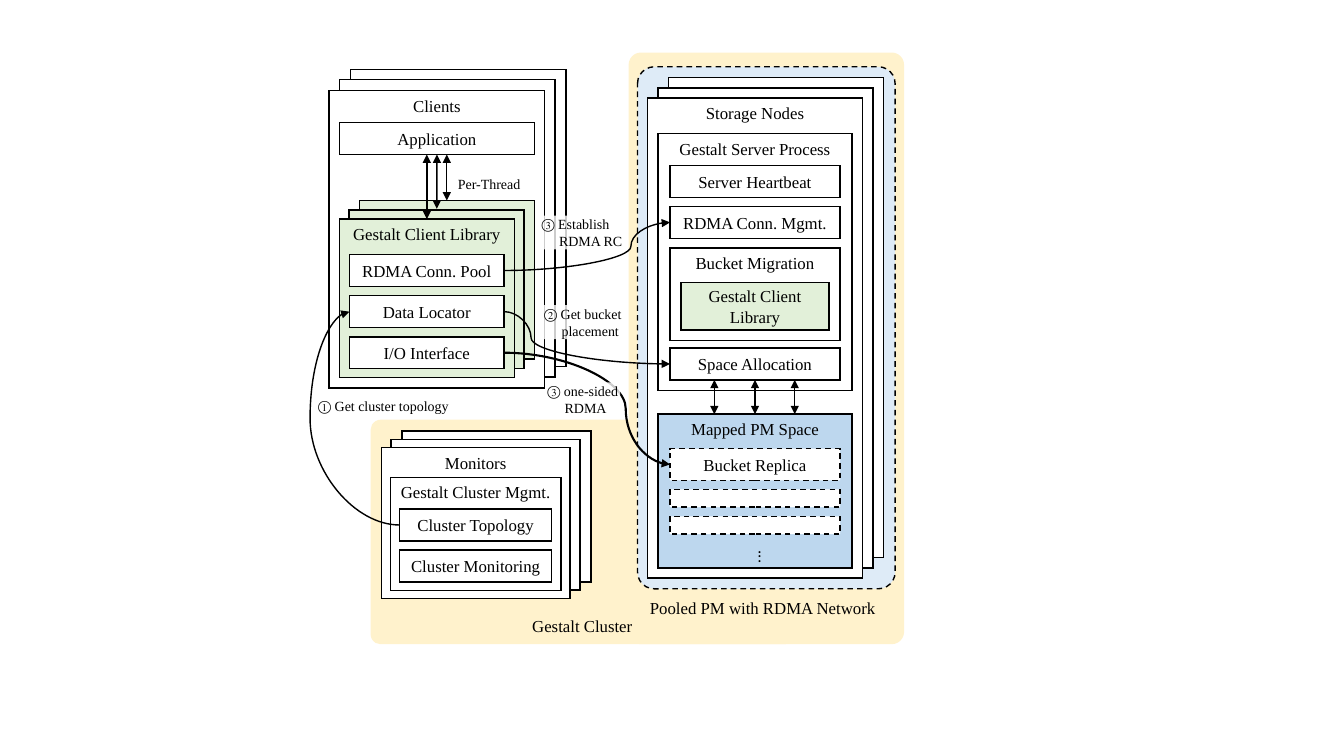
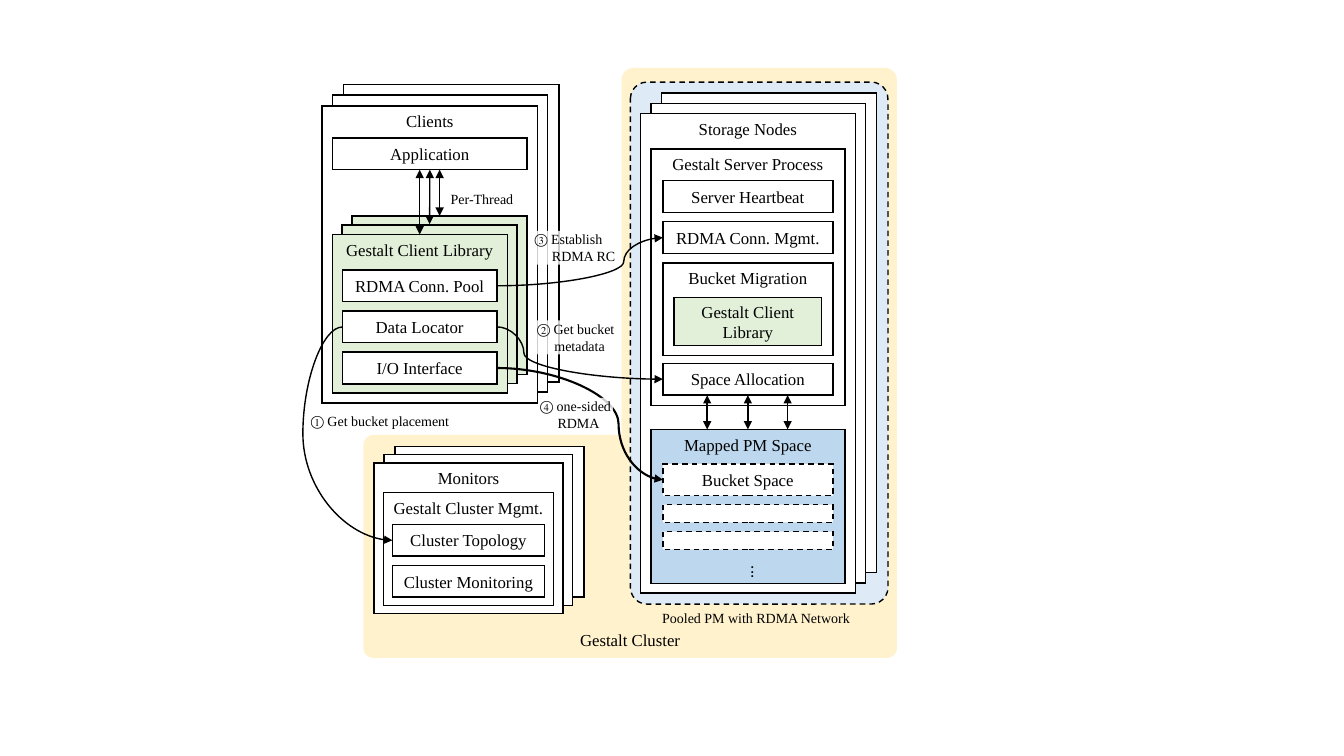
Before and after one commit to smdsbz/Gestalt, a slide deck: slide 2 of Documents/design/charts.pptx. Drawn at 1344x756 pixels with LibreOffice and Linux fonts; fonts in the diff are those of the drawing. Boxes give left, top, right and bottom in pixels: in the first picture for what was removed or moved away, otherwise in the second. Text is boxed around its words. In the diff, an @@ line names an element or a change of style, - is before the commit and + after.

```diff
--- a/Documents/design/charts.pptx
+++ b/Documents/design/charts.pptx
@@ text in rectangle at box(554, 340, 604, 355): text changed @@
-placement
+metadata
@@ text in rectangle at box(311, 416, 449, 429): text changed @@
-① Get cluster topology
+① Get bucket placement
@@ rectangle "① Get bucket placement": place and size @@
-rectangle "① Get bucket placement" at box(319, 397, 452, 414)
+rectangle "① Get bucket placement" at box(312, 412, 453, 430)
@@ text in rectangle at box(540, 400, 611, 414): text changed @@
-③ one-sided
+④ one-sided
@@ 1 rectangle, 1 curved arrow, 1 double arrow: place and size @@
-1 rectangle, 1 curved arrow, 1 double arrow at box(311, 91, 795, 525)
+1 rectangle, 1 curved arrow, 1 double arrow at box(303, 106, 787, 540)
@@ rounded rectangle "Gestalt Cluster": place and size @@
-rounded rectangle "Gestalt Cluster" at box(371, 419, 795, 644)
+rounded rectangle "Gestalt Cluster" at box(364, 436, 897, 658)
@@ 31 rectangles, 5 double arrows, 3 curved arrows, 2 texts, 2 rounded rectangles: place and size @@
-31 rectangles, 5 double arrows, 3 curved arrows, 2 texts, 2 rounded rectangles at box(340, 52, 904, 644)
+31 rectangles, 5 double arrows, 3 curved arrows, 2 texts, 2 rounded rectangles at box(333, 68, 897, 657)
@@ text in rectangle at box(702, 474, 794, 490): text changed @@
-Bucket Replica
+Bucket Space
@@ text "Pooled PM with RDMA Network": place and size @@
-text "Pooled PM with RDMA Network" at box(650, 602, 876, 614)
+text "Pooled PM with RDMA Network" at box(662, 613, 850, 623)
@@ text "Pooled PM with RDMA Network" at box(662, 613, 850, 623): size 12 to 10 pt @@
```
Also in this commit, not shown: 1 other slide changed, 5 slides added, 1 slide removed.
